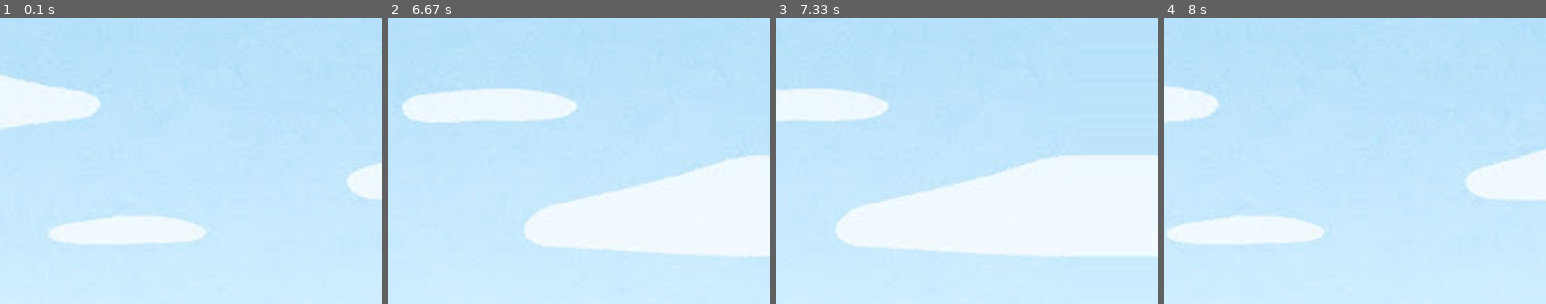
Above: before the commit, frames 1-4 (left to right).
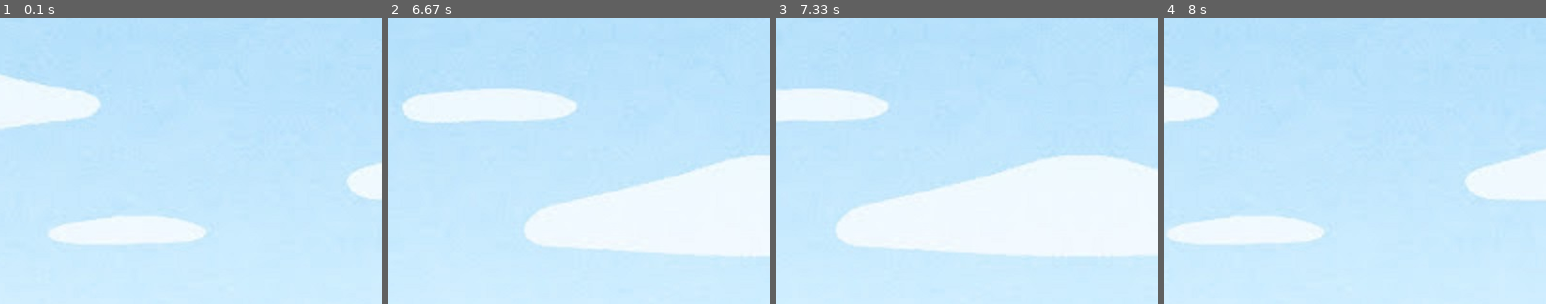
Above: after the commit, the same moments.

Repository: c0a25107a3/ProjExD_1
Game: pygame game, started from pygame_image.py
The game is run twice, just before and just after one commit, with the same random seed, the same clock (stepped at 60 frames per second) and the same inputs.
Inputs:
- Up to frame 1 (0.1 s): no input
- Up to frame 2 (6.67 s): no input
- Up to frame 3 (7.33 s): no input
- Up to frame 4 (8 s): no input
The pictures show only the part of the screen within x 50-100%, y 18-68%; the shares and areas given below are measured in that part.

Frames 1-2 are identical in both runs. In frame 3, 0.3% of the frame differs, in the area x 87-100%, y 48-53%; in frame 4, nothing differs.

Commit message:
背景画像の２枚目(反転)

Diff:
--- a/pygame_image.py
+++ b/pygame_image.py
@@ -10,6 +10,7 @@
     screen = pg.display.set_mode((800, 600))
     clock  = pg.time.Clock()
     bg_img = pg.image.load("fig/pg_bg.jpg")
+    bg_flip = pg.transform.flip(bg_img, True, False)
     kk_img = pg.image.load("fig/3.png")
     kk_img = pg.transform.flip(kk_img, True, False)  # 左右反転
     tmr = 0
@@ -18,6 +19,7 @@
             if event.type == pg.QUIT: return
         x=tmr % 900
         screen.blit(bg_img, [-x, 0])
+        screen.blit(bg_flip, [-x + 1600, 0])
         screen.blit(kk_img, [300, 200])  # こうかとんの位置
         pg.display.update()
         tmr += 1
